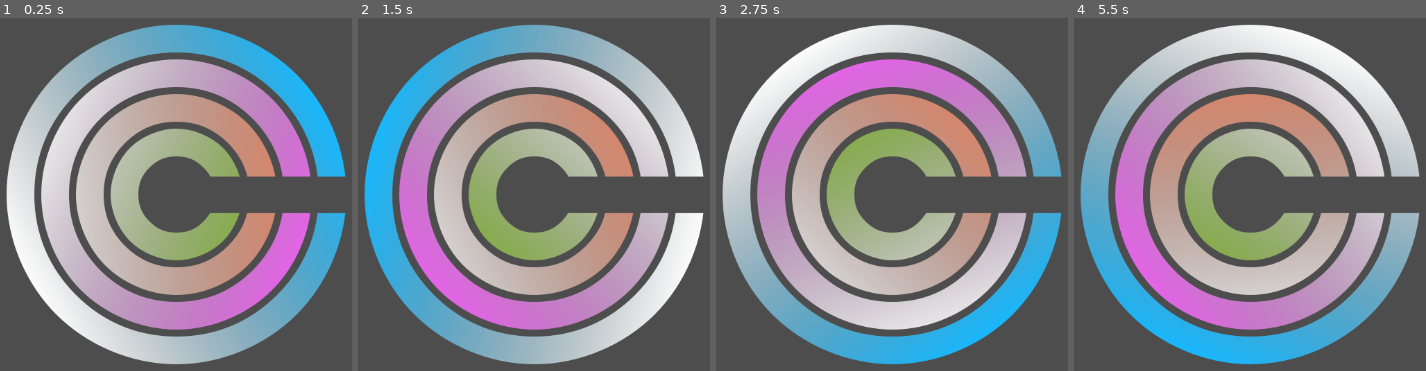
Above: before the commit, frames 1-4 (left to right).
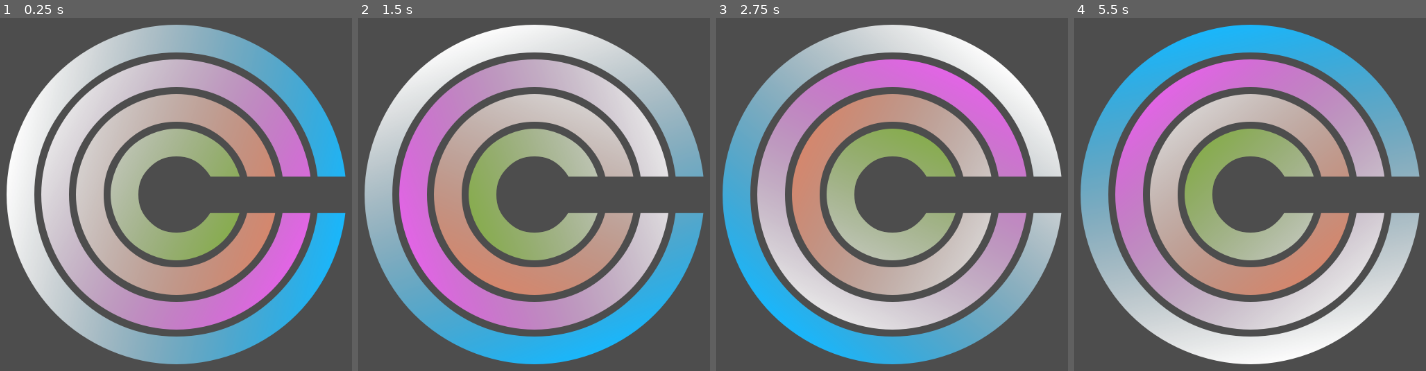
Above: after the commit, the same moments.

Repository: LettucePie/october
Game: Godot game, scene res://game.tscn
The game is run twice, just before and just after one commit, with the same random seed, the same clock (stepped at 60 frames per second) and the same inputs.
Inputs:
- Up to frame 1 (0.25 s): no input
- Up to frame 2 (1.5 s): no input
- Up to frame 3 (2.75 s): no input
- Up to frame 4 (5.5 s): no input

The runs differ from the first frame. In frame 1, 17% of the frame differs, in the area x 2-98%, y 1-99%; in frame 2, 31%; in frame 3, 38%; in frame 4, 48%, in the area x 1-99%, y 1-99%.

Commit message:
changed how light do

Diff:
--- a/ring.gd
+++ b/ring.gd
@@ -13,8 +13,10 @@
 
 
 func _ready() -> void:
-	light_rotate_var = randf_range(-1.0, 1.0)
+	light_rotate_var = randf_range(0.8, 2.0)
+	#if randf() < 0.5:
+		#light_rotate_var *= -1.0
 
 
 func _process(delta: float) -> void:
-	light.rotation += delta * (light_rotate_var * 2)
+	light.rotation += delta * light_rotate_var
